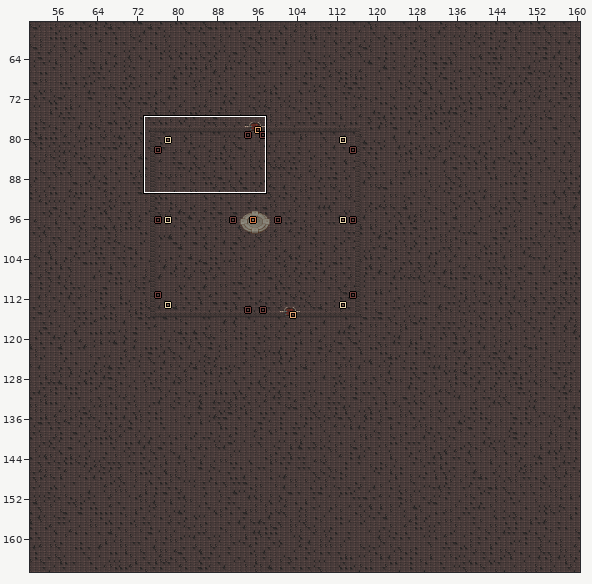
An edit to a level. LDtk project, VampireSurvivors/Levels/Zombies.ldtk. Above, an overview of the earlier version with the close-up marked.
Close-up. Old version:
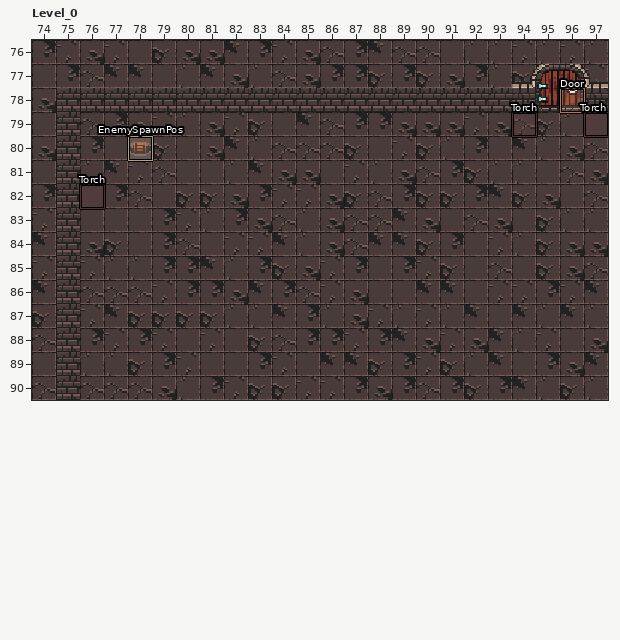
Cells are 16x16 px. Shown: Level_0 x 74..97, y 76..90. The commit also changed other parts of the map, which this record leaves out.
The result:
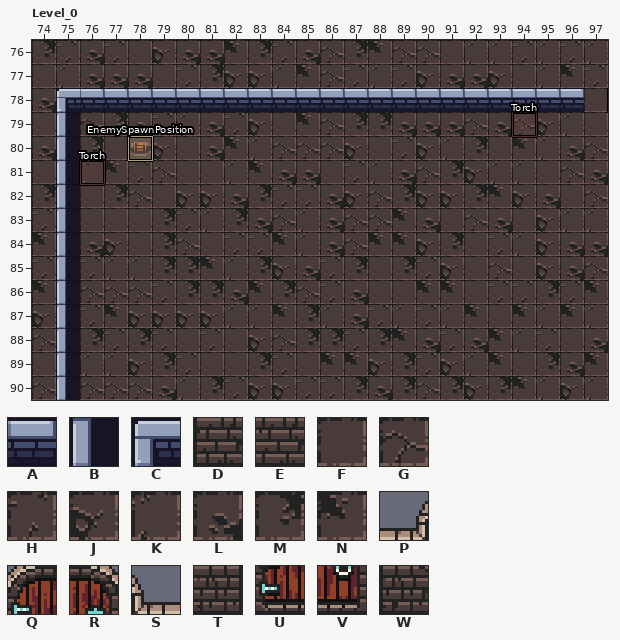
Key: from "Set_1_12": A 5, B 22, C 5 under 4; from "TileSet": D 33, E 34, F 129, G 130, H 131, J 161, K 162, L 163, M 193, N 194, P 481, Q 482, R 483, S 484, T 513, U 514, V 515, W 516.
_ is an empty cell, # one hidden under a higher layer.
Objects are placed by their top-left corner, in cells (3,4 is the top-left corner of cell 3,4); size is 1x1 cell unless given.
Changes in this commit:
Layer "Ground":
y 77: x 75..78 MGNN -> KLLL; x 80..89 KNLKGLMMJM -> HMJJKNGHKH; x 92..95 MKJJ -> LJFK
y 78: x 97 # -> F
y 79: x 92 H -> G
Layer "Collision":
y 77: x 94..97 PQRS -> ____
y 78: x 75..97 DDDDDDEEEEEEEEEEEEETUVW -> CAAAAAAAAAAAAAAAAAAAAA_
y 79..90: x 75 D -> B
Layer "Entities":
changed: "EnemySpawnPos" rectangle at 78,80 -> "EnemySpawnPosition" rectangle at 78,80
added: "Torch" rectangle at 76,81
removed: "Door" rectangle at 96,78
removed: "Torch" rectangle at 76,82
removed: "Torch" rectangle at 97,79
